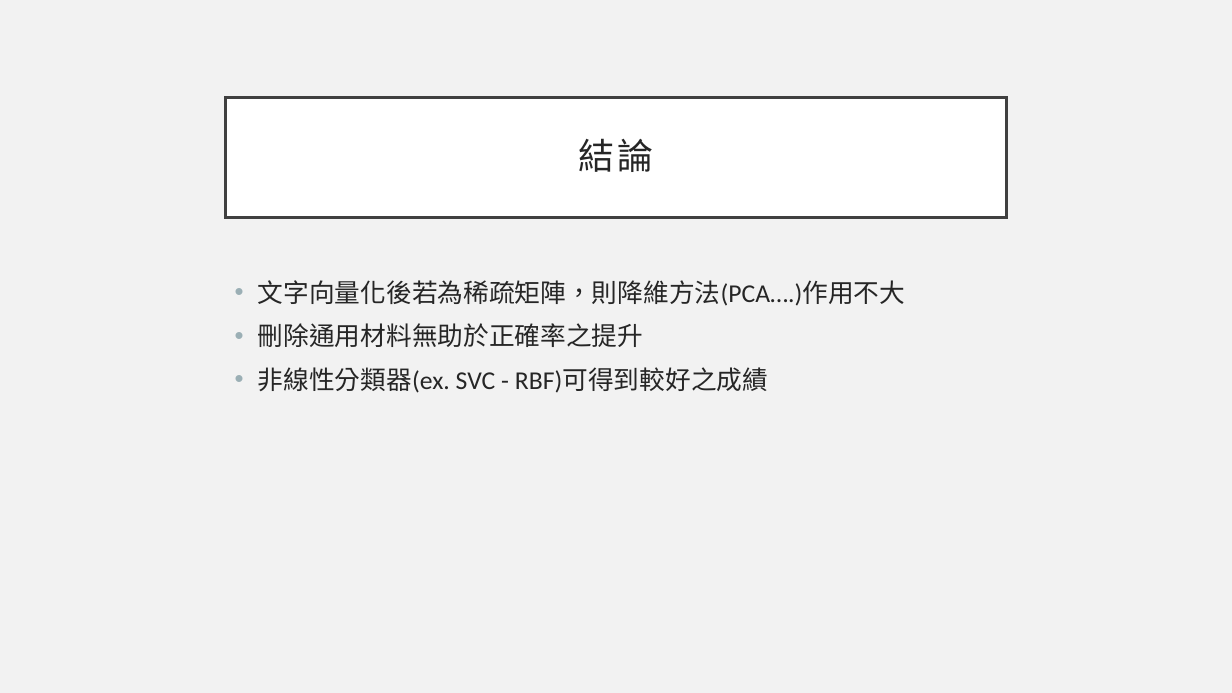
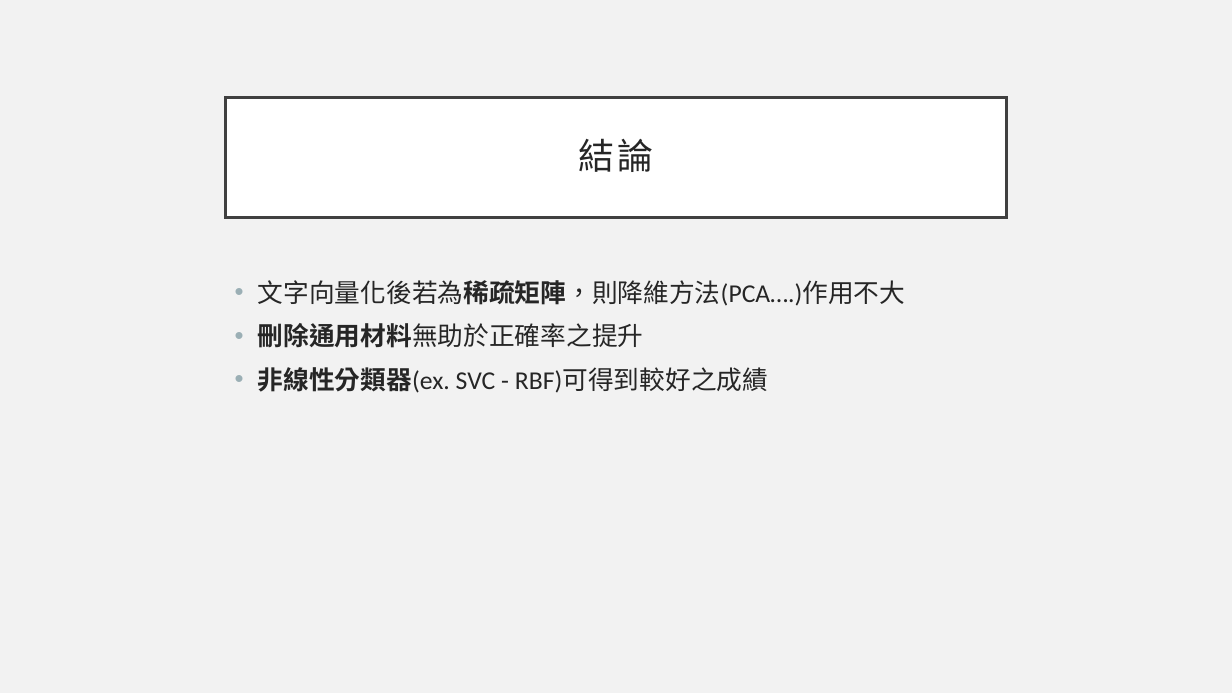
Before and after one commit to huiyu8794/Cuisine-classify, a slide deck: slide 11 of PR_-project-1-2.pptx. Drawn at 1232x693 pixels with LibreOffice and Linux fonts; fonts in the diff are those of the drawing. Boxes give left, top, right and bottom in pixels: in the first picture for what was removed or moved away, otherwise in the second. Text is boxed around its words. In the diff, an @@ line names an element or a change of style, - is before the commit and + after.

```diff
--- a/PR_-project-1-2.pptx
+++ b/PR_-project-1-2.pptx
@@ text "文字向量化後若為稀疏矩陣，則降維方法(PCA….)作用不大" at [258, 280, 905, 393]: bold on in "文字向量化後若為稀疏矩陣，則降維方法(PCA….)作用不大", "刪除通用材料無助於正確率之提升", "非線性分類器(ex." @@
```
Also in this commit, not shown: 1 other slide changed, 31 other files.
